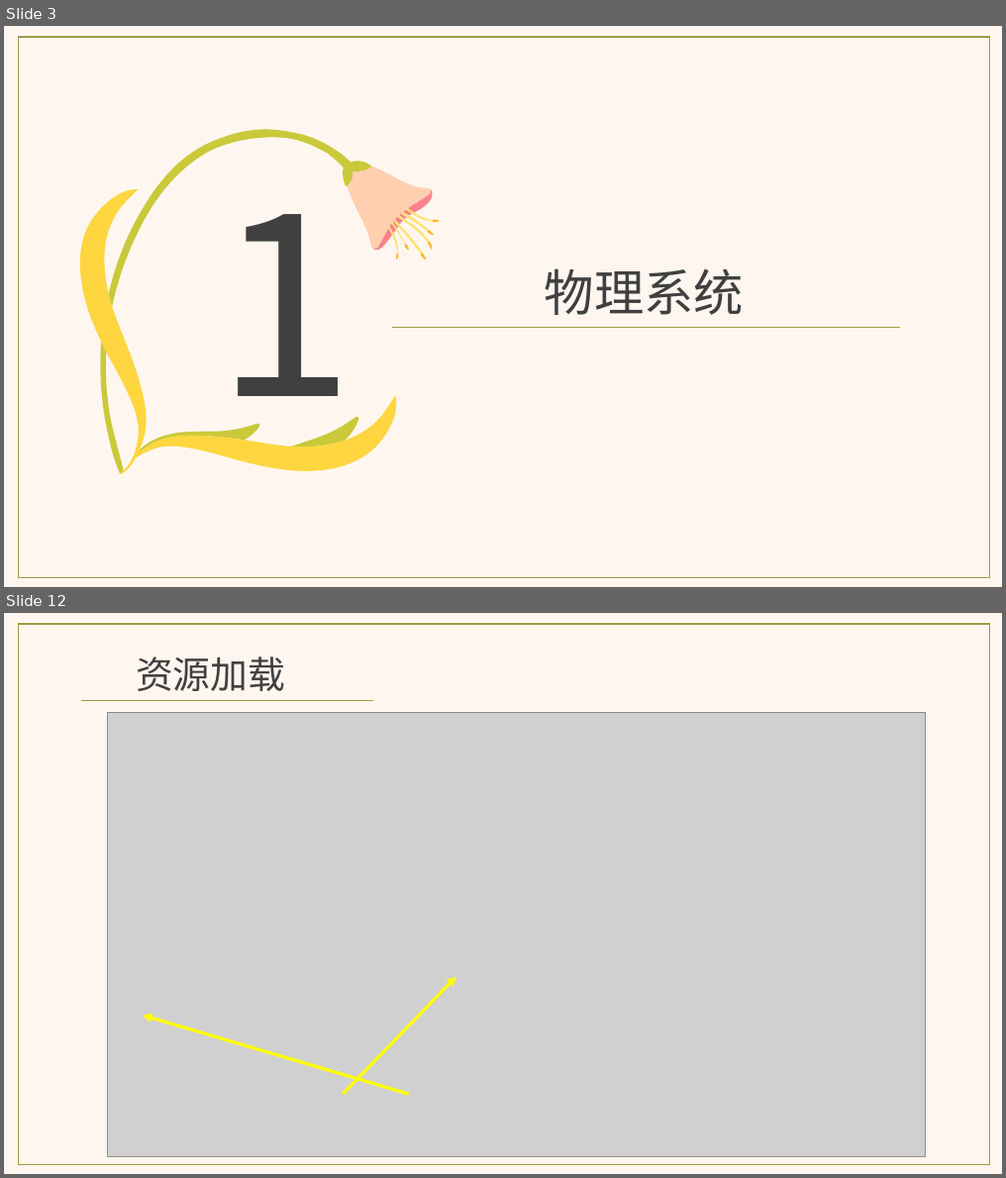
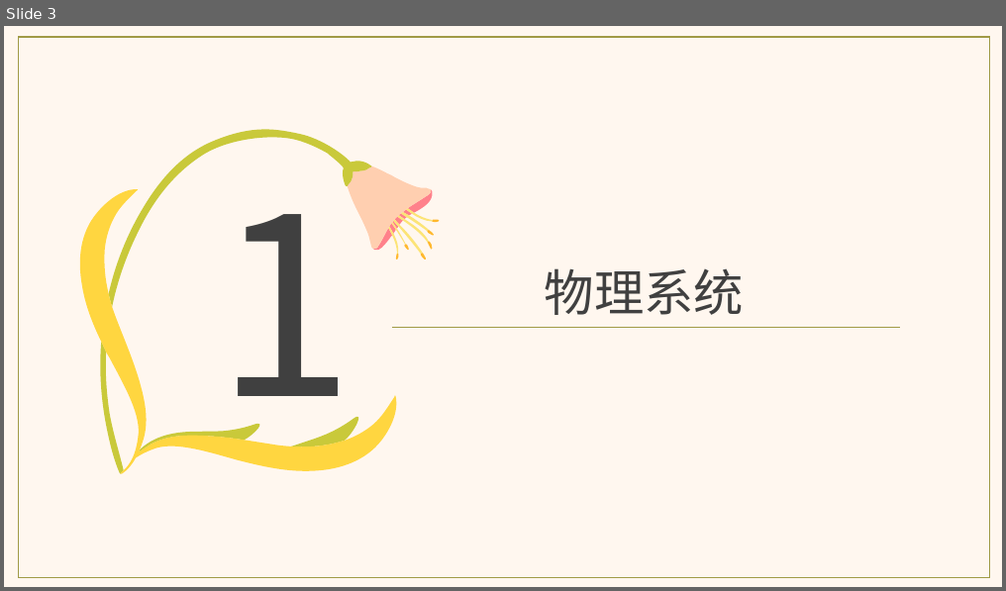
Before and after one commit to aliwanzi/SandTable, a slide deck: doc/从零开始写引擎之物理系统.pptx. Shown one above the other, each under a label of ours: slides 3 and 12 before the commit, slide 3 after it; the slides between them are not shown. The pictures are 1006x1178 and 1006x591 pixels, drawn with LibreOffice and Linux fonts; fonts in the diff are those of the drawing; grey boxes stand for pictures. Boxes give left, top, right and bottom in pixels: in the first picture for what was removed or moved away, otherwise in the second. Text is boxed around its words. In the diff, an @@ line names an element or a change of style, - is before the commit and + after.

```diff
--- a/doc/从零开始写引擎之物理系统.pptx
+++ b/doc/从零开始写引擎之物理系统.pptx
@@ slide 12 removed at [4, 613, 1002, 1174], background #FFF7EF @@
@@ rectangle removed at [18, 624, 990, 1164] @@
@@ text removed at [136, 657, 285, 691] @@
-资源加载
@@ line removed from (81, 700) to (373, 700) @@
@@ picture removed at [107, 712, 925, 1157] @@
@@ arrow removed from (344, 1094) to (456, 977) @@
@@ arrow removed from (409, 1094) to (143, 1016) @@
```
Also in this commit, not shown: 2 slides changed, 7 slides added, 8 other slides removed, 5 other files.
